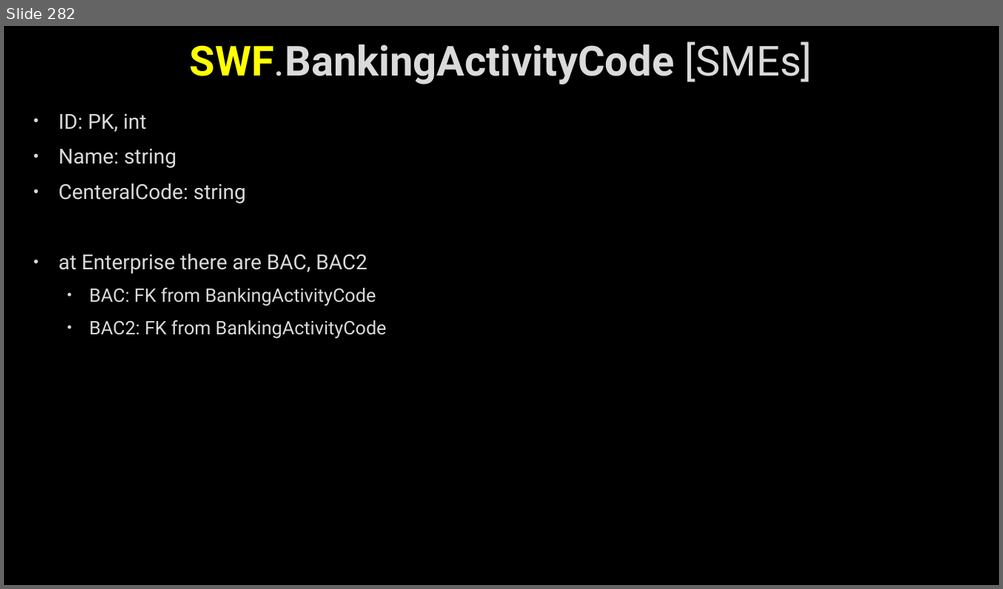
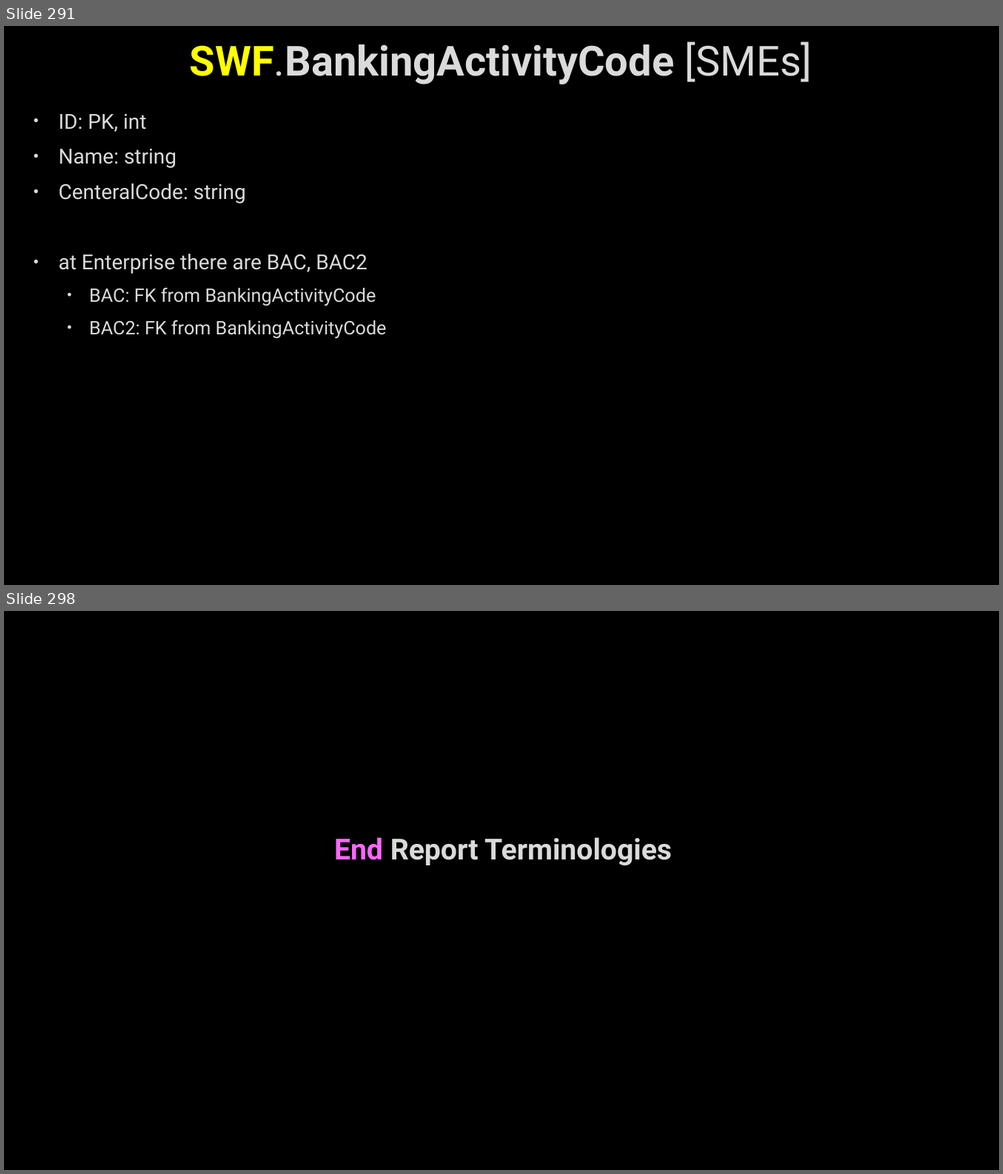
Before and after one commit to AhmedMohamedSamir1/Summary, a slide deck: Dot Net/Business.pptx. Shown one above the other, each under a label of ours: slide 282 before the commit, slides 291 and 298 after it; the slides between them are not shown. The pictures are 1003x589 and 1003x1174 pixels, drawn with LibreOffice and Linux fonts; fonts in the diff are those of the drawing; background and template pictures are left out. Boxes give left, top, right and bottom in pixels: in the first picture for what was removed or moved away, otherwise in the second. Text is boxed around its words. In the diff, an @@ line names an element or a change of style, - is before the commit and + after.

```diff
--- a/Dot Net/Business.pptx
+++ b/Dot Net/Business.pptx
@@ slide 298 added at [4,611,999,1170], background picture (left out) @@
@@ text added at [334,837,671,866], 28 pt, text #DADADA, bold @@
+End Report Terminologies
@@ what was slide 282 is now slide 291 @@
```
Also in this commit, not shown: 4 slides changed, 15 other slides added, 1 slide removed, 10 other files.
